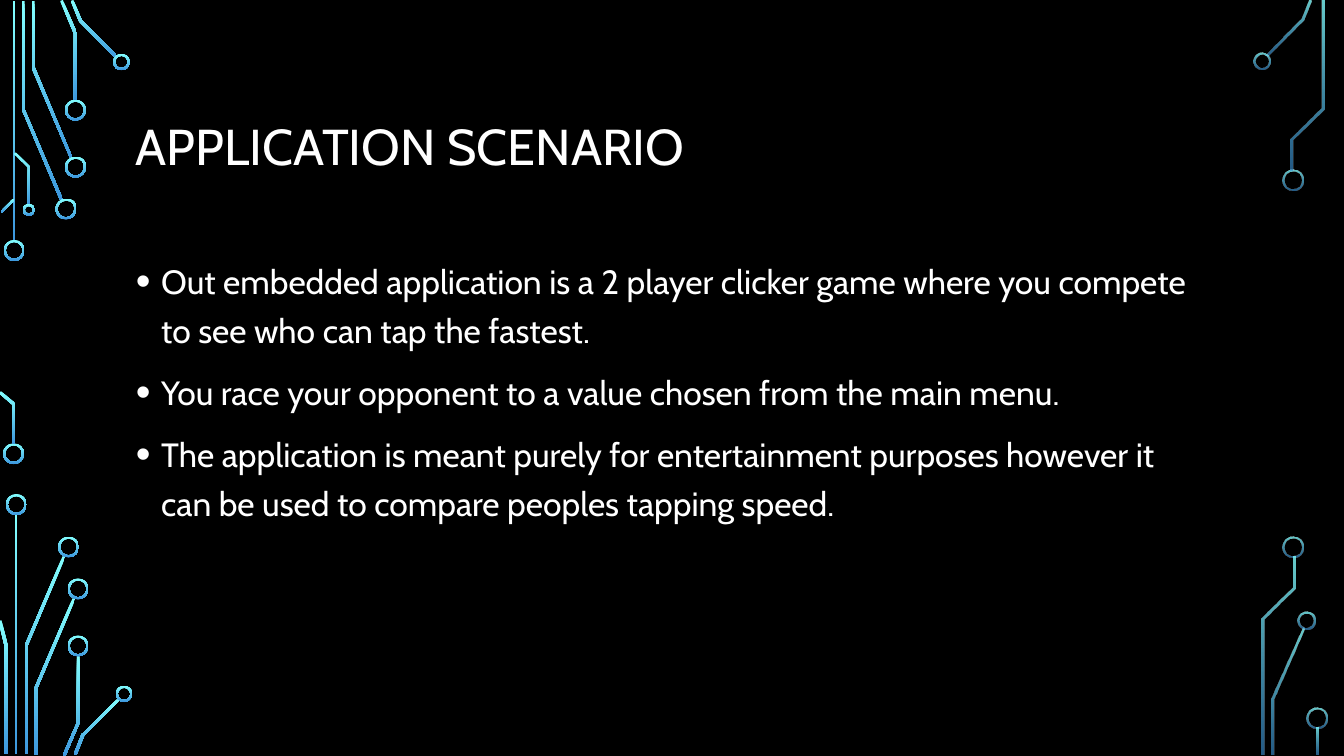
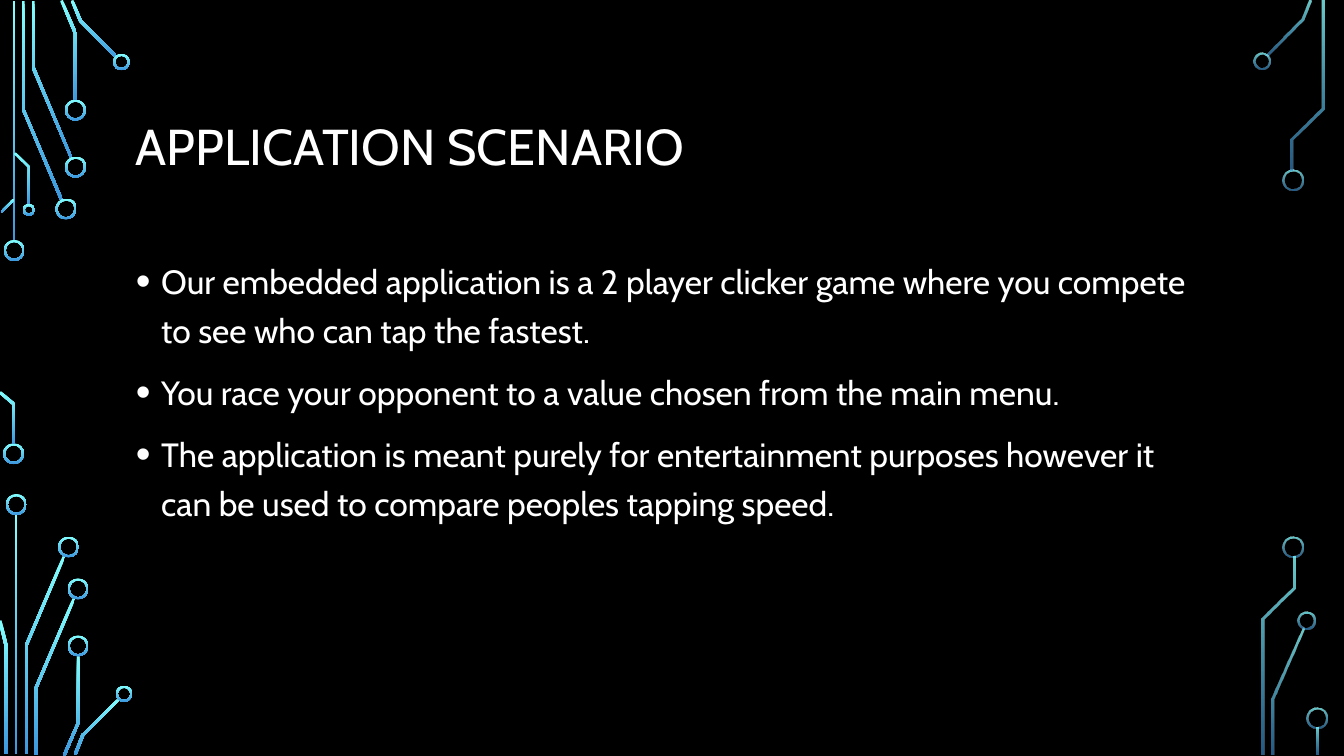
Before and after one commit to CameronS-UGP/Tap-Wars, a slide deck: slide 2 of Documentation/Summative/ES demo pp.pptx. Drawn at 1344x756 pixels with LibreOffice and Linux fonts; fonts in the diff are those of the drawing; background and template pictures are left out. Boxes give left, top, right and bottom in pixels: in the first picture for what was removed or moved away, otherwise in the second. Text is boxed around its words. In the diff, an @@ line names an element or a change of style, - is before the commit and + after.

Commit message:
Minor PP edit
Spelling mistake

```diff
--- a/Documentation/Summative/ES demo pp.pptx
+++ b/Documentation/Summative/ES demo pp.pptx
@@ text at box(161, 268, 1185, 351): text changed @@
-• Out embedded application is a 2 player clicker game where you compete to see who can tap the fastest.
+• Our embedded application is a 2 player clicker game where you compete to see who can tap the fastest.
```
